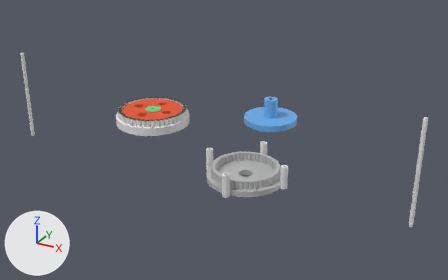
An edit to the Blender file projects/3d/blender/cycloid-hi-transmission/cycloid-t.blend, drawn before and after from the same camera.
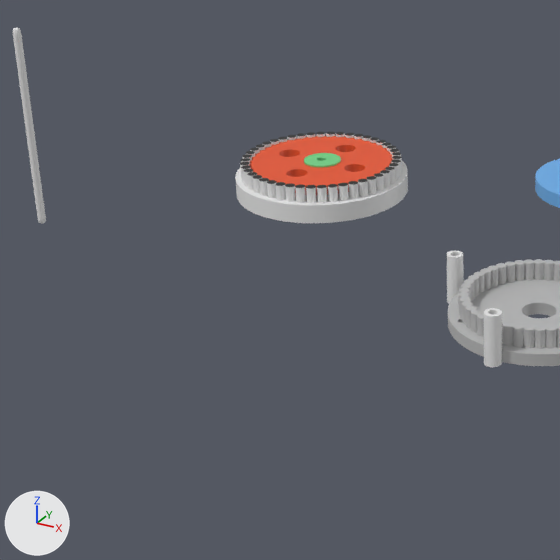
Each version is shown whole from a 50 mm camera at (431.0, -597.0, 295.0) aimed at (98.0, 8.0, -8.0), then close up on the part from 3% to 57% of the width and 14% to 100% of the height. Lighting does not change. The marker at lower left points along +X, +Y and +Z. The older version's two pictures come first.

The first close-up shows 'Pin-Housing-D80-N46', 'cycloid-pin-housing', 'disk-config-7', 'eccentric', 'output_carrier', 'test'.
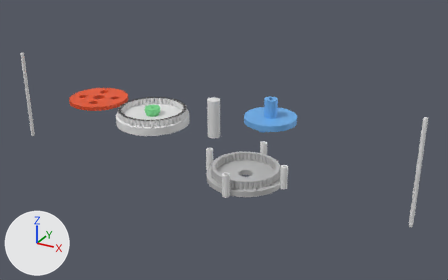
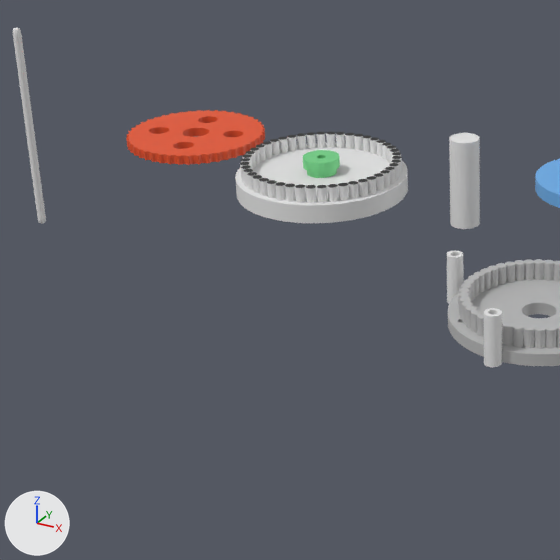
Commit message: config-7 v1

Where the change shows, as pixel boxes [x1, y1, x2, y2] in the close-ups (560 x 560 px):
'disk-config-7', moved, turned
    before: [250, 136, 392, 195]
    after: [126, 110, 265, 165]
'Cylinder', added
    after: [449, 133, 480, 229]
'eccentric', moved, turned
    before: [304, 153, 341, 167]
    after: [303, 150, 340, 178]

What changed in the scene script:
```text
Add me_cylinder_762:
    me_cylinder_762.from_pydata(...)  # a 32-sided cylinder along z spanning x -8.0..8.0, y -8.0..8.0, z -24.6..24.6
Change ob_eccentric:
    ob_eccentric.location: (0.0, 0.0, -1.3) -> (0.0, 0.0, 0.0)
    ob_eccentric.rotation_euler: (0.0, 0.0, 0.0) -> (0.0, 0.0, 2.234)  # degrees (0, 0, 0) -> degrees (0, 0, 128)
Change ob_disk_config_7:
    ob_disk_config_7.location: (0.0, 0.4, 11.8) -> (-88.0, 3.2, 11.8)
    ob_disk_config_7.rotation_euler: (0.0, 0.0, -0.0375) -> (0.0, 0.0, -1.204)  # degrees (0, 0, -2.1) -> degrees (0, 0, -69)
Add ob_cylinder:
    ob_cylinder = bpy.data.objects.new('Cylinder', me_cylinder_762)
    ob_cylinder.location = (68.8, 34.4, 6.2)
```
